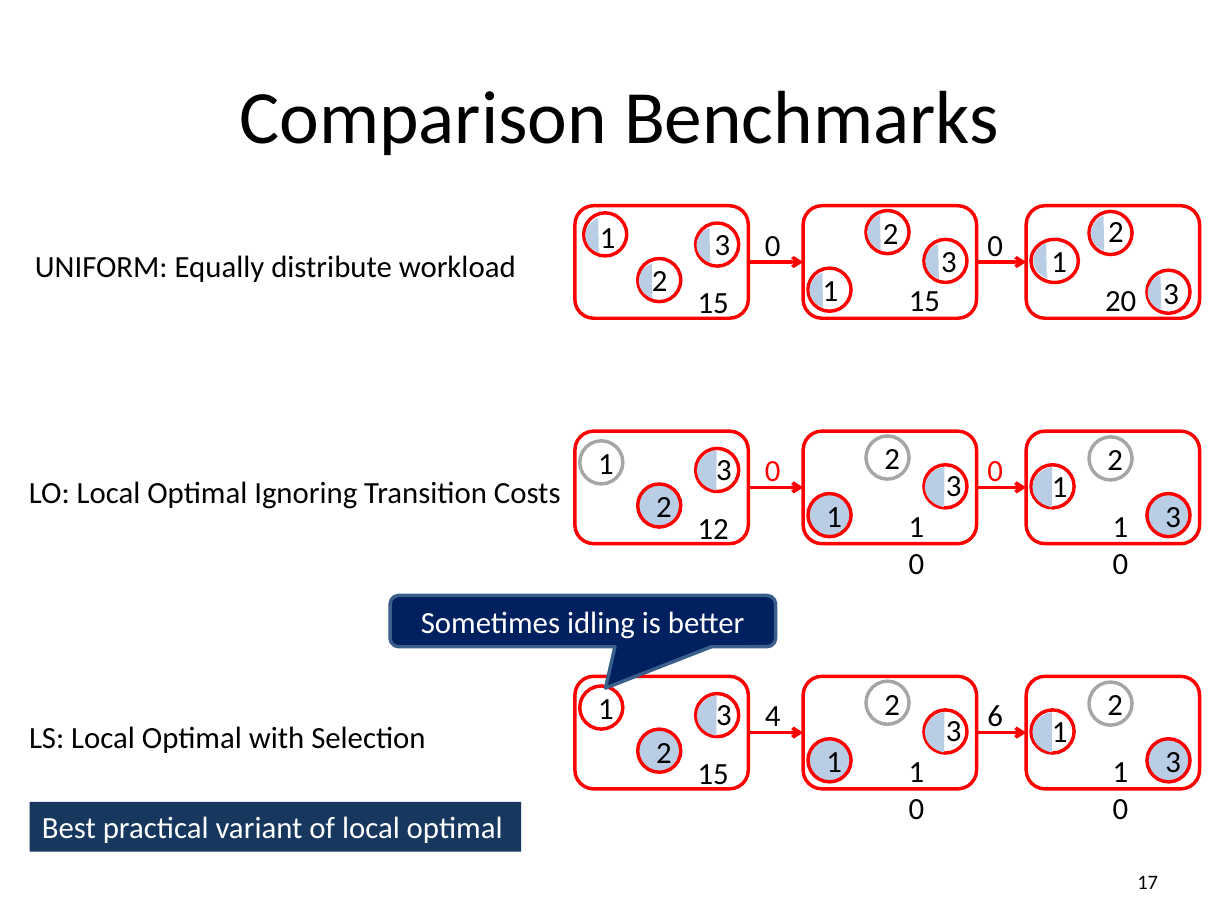
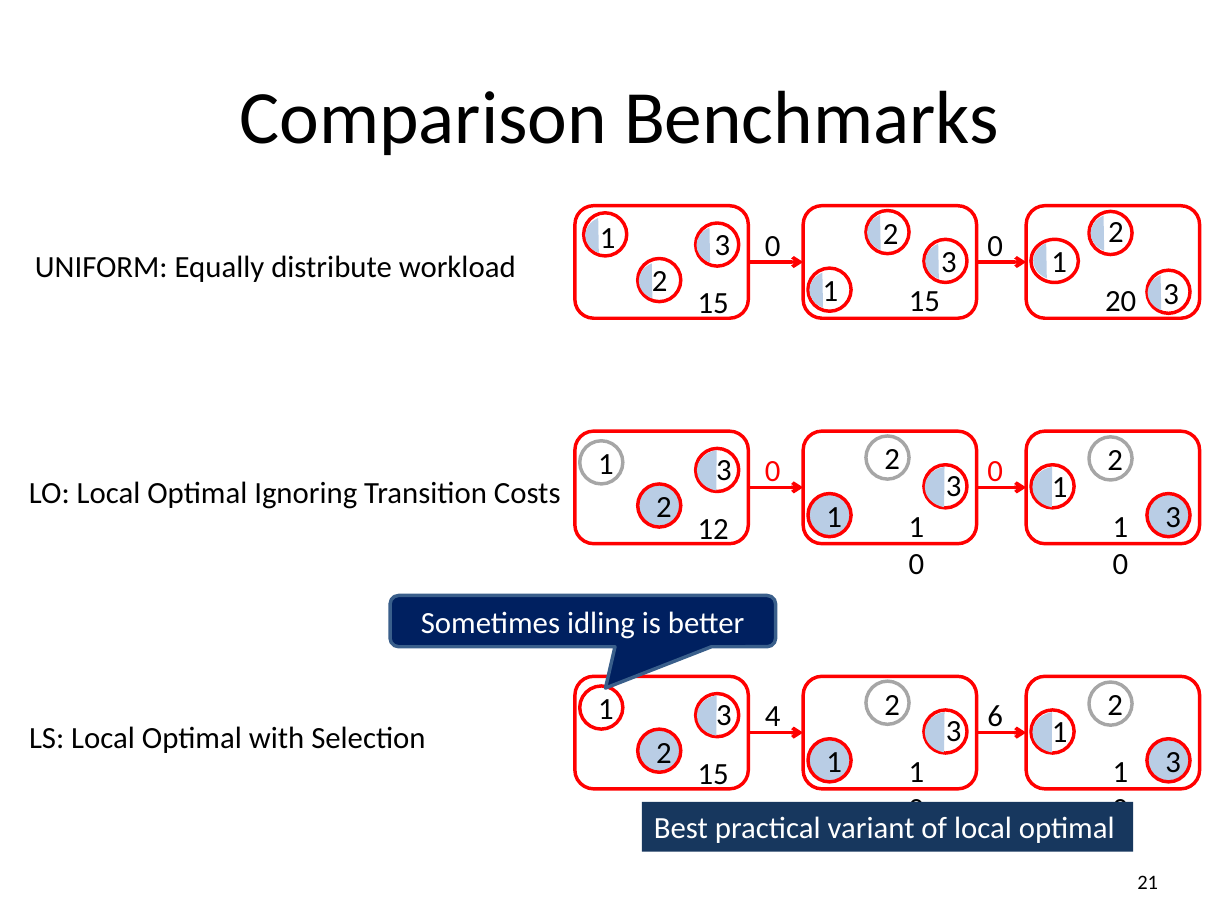
Before and after one commit to msaqib/Dissertation, a slide deck: slide 21 of RED-BLv8b.pptx (slide 17 before the commit). Drawn at 1232x924 pixels with LibreOffice and Linux fonts; fonts in the diff are those of the drawing. Boxes give left, top, right and bottom in pixels: in the first picture for what was removed or moved away, otherwise in the second. Text is boxed around its words. In the diff, an @@ line names an element or a change of style, - is before the commit and + after.

```diff
--- a/RED-BLv8b.pptx
+++ b/RED-BLv8b.pptx
@@ rectangle "Best practical variant of local ...": place and size @@
-rectangle "Best practical variant of local ..." at bbox=[30, 802, 521, 851]
+rectangle "Best practical variant of local ..." at bbox=[642, 802, 1133, 851]
@@ page number at bbox=[1137, 875, 1158, 889]: text changed @@
-17
+21
```
Also in this commit, not shown: 32 other slides changed, 7 slides added, 2 slides removed, 32 other files.
